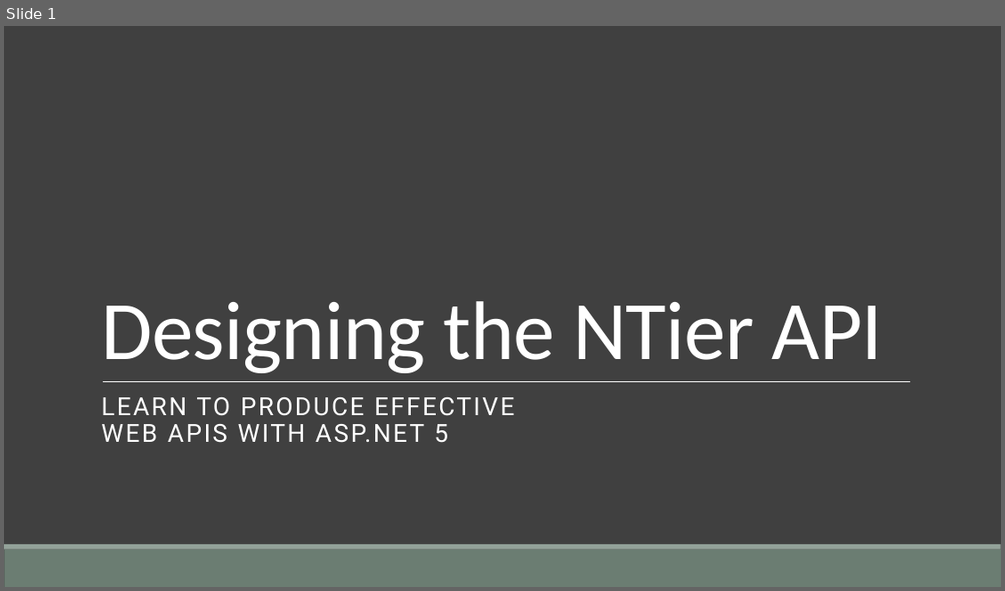
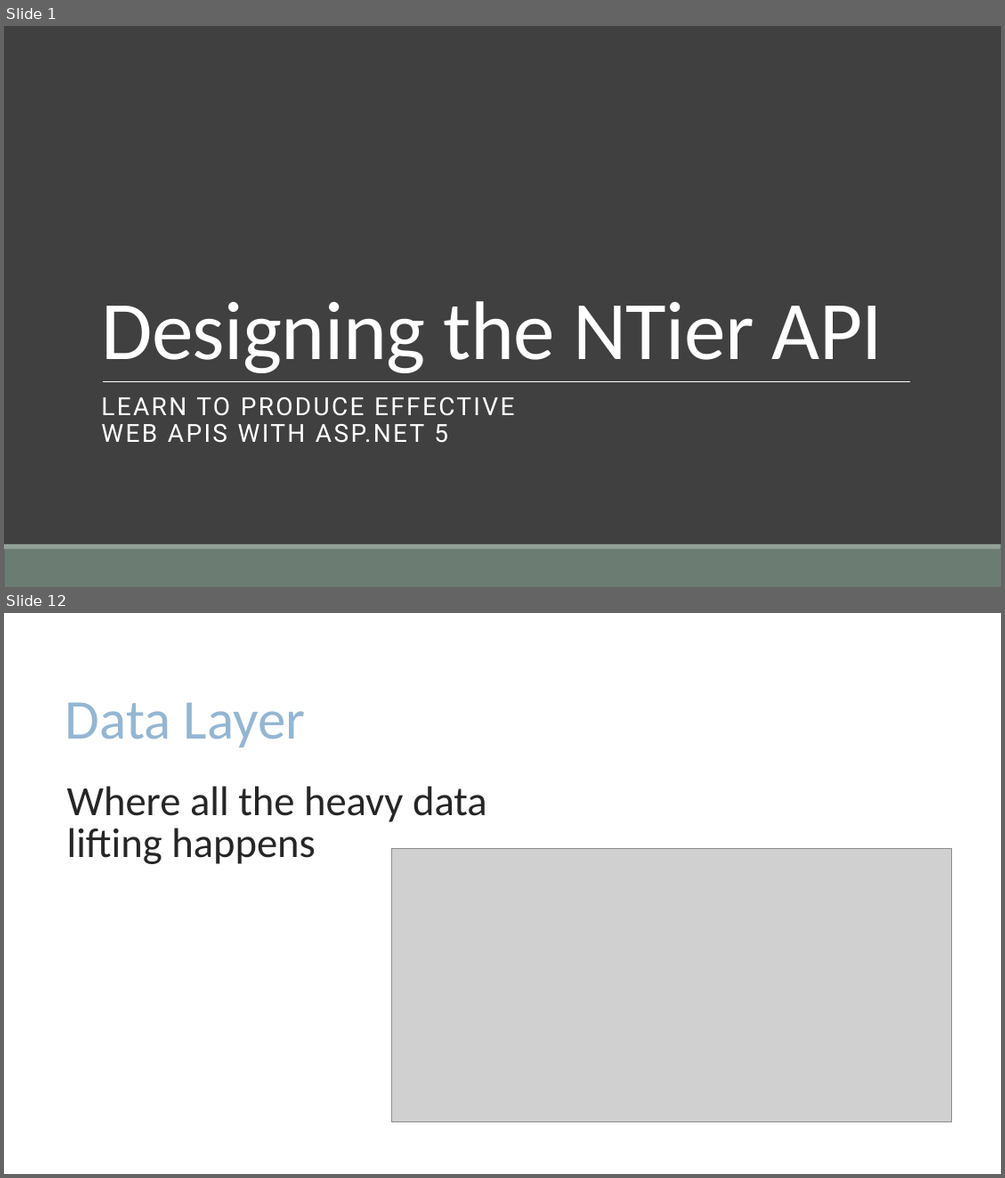
Before and after one commit to cwoodruff/aspnet-5-web-api-workshop, a slide deck: module-1/01-04 Designing the NTier Web API/01-04 Designing the NTier Web API.pptx. Shown one above the other, each under a label of ours: slide 1 before the commit, slides 1 and 12 after it; the slides between them are not shown. The pictures are 1005x591 and 1005x1178 pixels, drawn with LibreOffice and Linux fonts; fonts in the diff are those of the drawing; grey boxes stand for pictures; background and template pictures are left out. Boxes give left, top, right and bottom in pixels: in the first picture for what was removed or moved away, otherwise in the second. Text is boxed around its words. In the diff, an @@ line names an element or a change of style, - is before the commit and + after.

```diff
--- a/module-1/01-04 Designing the NTier Web API/01-04 Designing the NTier Web API.pptx
+++ b/module-1/01-04 Designing the NTier Web API/01-04 Designing the NTier Web API.pptx
@@ slide 12 added at box(4, 613, 1001, 1174), background #FFFFFF @@
@@ title added at box(65, 702, 305, 747), 54 pt, text #94B6D2 @@
+Data Layer
@@ text added at box(67, 786, 487, 864), 40 pt, text #262626 @@
+Where all the heavy data lifting happens
@@ picture added at box(391, 848, 952, 1121) @@
```
Also in this commit, not shown: 13 other slides added, 1 slide removed, 10 other files.
